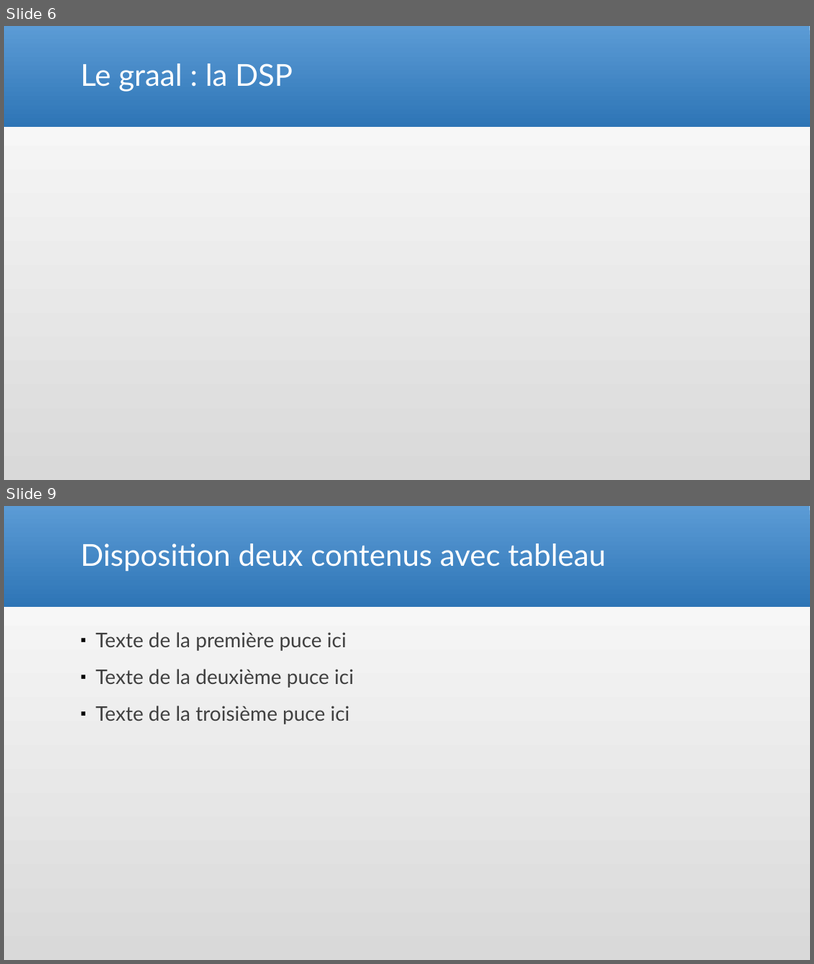
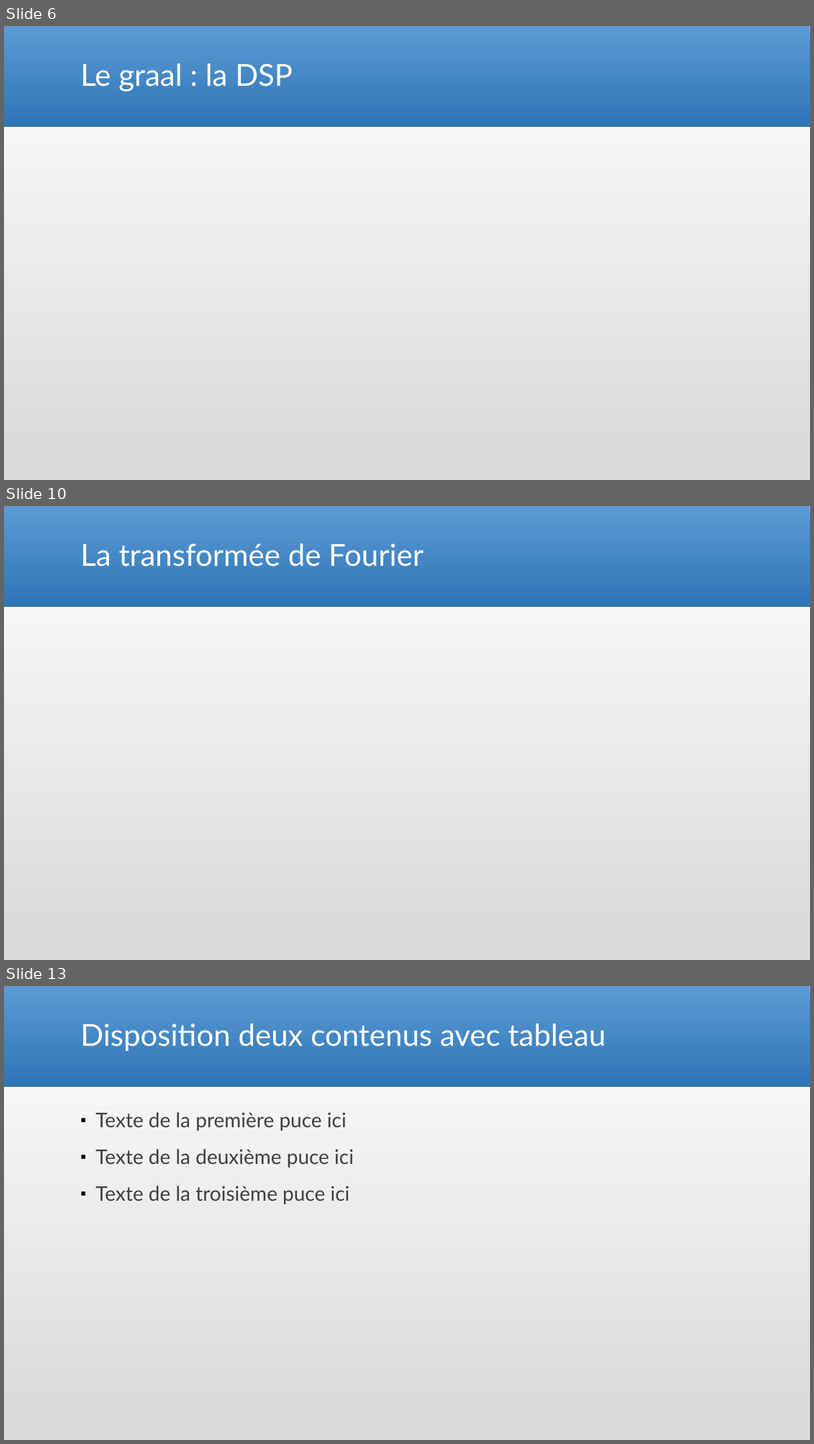
Before and after one commit to Arcyno/analyse_spectrale, a slide deck: Analyse spectrale_etienne.pptx. Shown one above the other, each under a label of ours: slides 6 and 9 before the commit, slides 6, 10 and 13 after it; the slides between them are not shown. The pictures are 814x964 and 814x1444 pixels, drawn with LibreOffice and Linux fonts; fonts in the diff are those of the drawing; grey boxes stand for pictures. Boxes give left, top, right and bottom in pixels: in the first picture for what was removed or moved away, otherwise in the second. Text is boxed around its words. In the diff, an @@ line names an element or a change of style, - is before the commit and + after.

```diff
--- a/Analyse spectrale_etienne.pptx
+++ b/Analyse spectrale_etienne.pptx
@@ slide 10 added at (x1=4, y1=506, x2=810, y2=960), background gradient #D9D9D9 to #FFFFFF; not listed: 1 template element that a slide beside it also shows @@
@@ title added at (x1=80, y1=543, x2=424, y2=566), 36 pt, text #FFFFFF @@
+La transformée de Fourier
@@ what was slide 9 is now slide 13 @@
```
Also in this commit, not shown: 4 slides changed, 3 other slides added.
